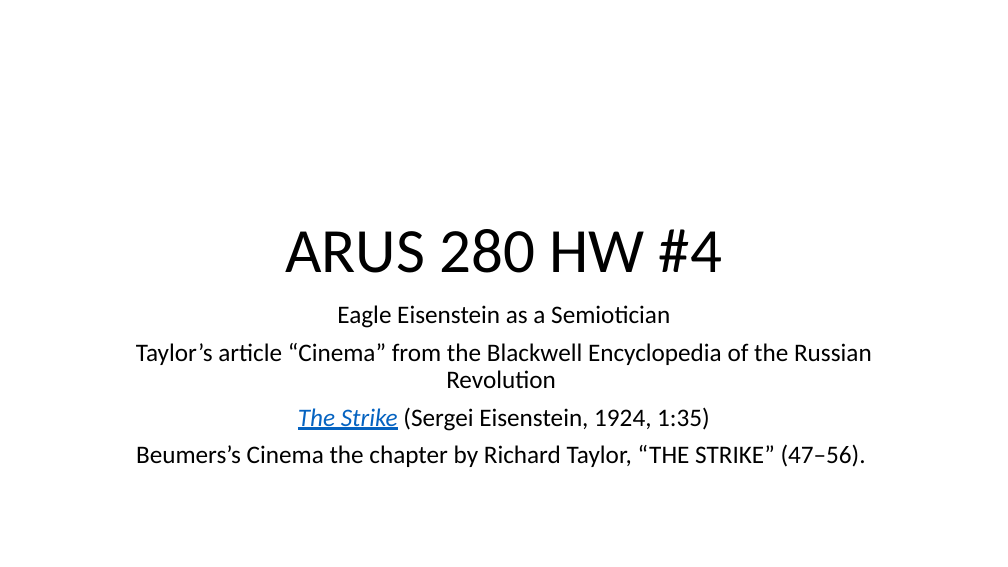
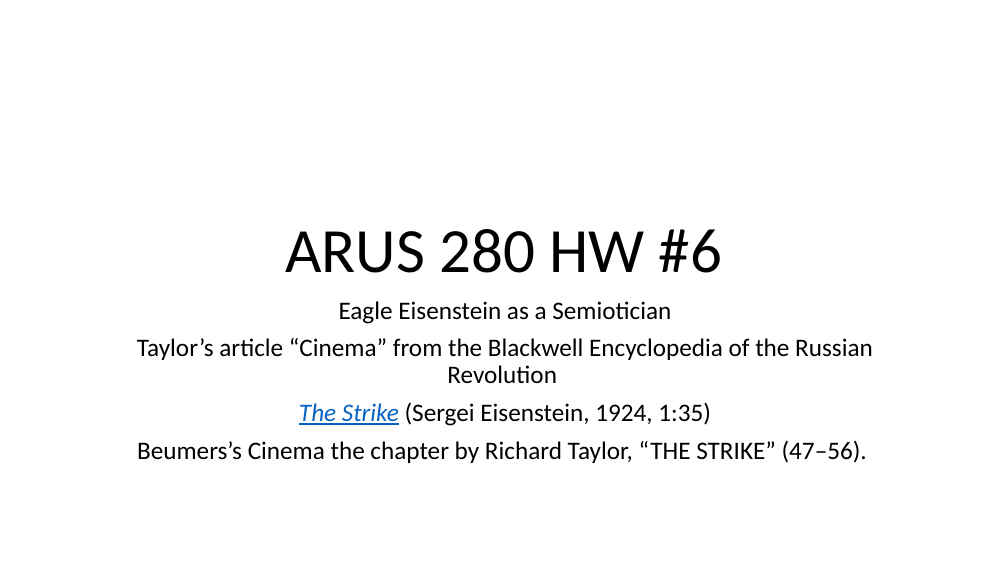
Before and after one commit to MichaelOdumosu57/Spring_2017, a slide deck: slide 1 of Spring 2017 Semester/Music or Arts/ARUS HW/6 ARUS HW/ARUS HW#6 notes.pptx. Drawn at 1008x567 pixels with LibreOffice and Linux fonts; fonts in the diff are those of the drawing. Boxes give left, top, right and bottom in pixels: in the first picture for what was removed or moved away, otherwise in the second. Text is boxed around its words. In the diff, an @@ line names an element or a change of style, - is before the commit and + after.

```diff
--- a/Spring 2017 Semester/Music or Arts/ARUS HW/6 ARUS HW/ARUS HW#6 notes.pptx
+++ b/Spring 2017 Semester/Music or Arts/ARUS HW/6 ARUS HW/ARUS HW#6 notes.pptx
@@ title at (285,229,722,273): text changed @@
-ARUS 280 HW #4
+ARUS 280 HW #6
@@ subtitle "Eagle Eisenstein as a Semiotician": place and size @@
-subtitle "Eagle Eisenstein as a Semiotician" at (136,305,872,467)
+subtitle "Eagle Eisenstein as a Semiotician" at (137,301,873,463)
```
Also in this commit, not shown: 1 other slide changed, 19 slides added, 17 other files.
